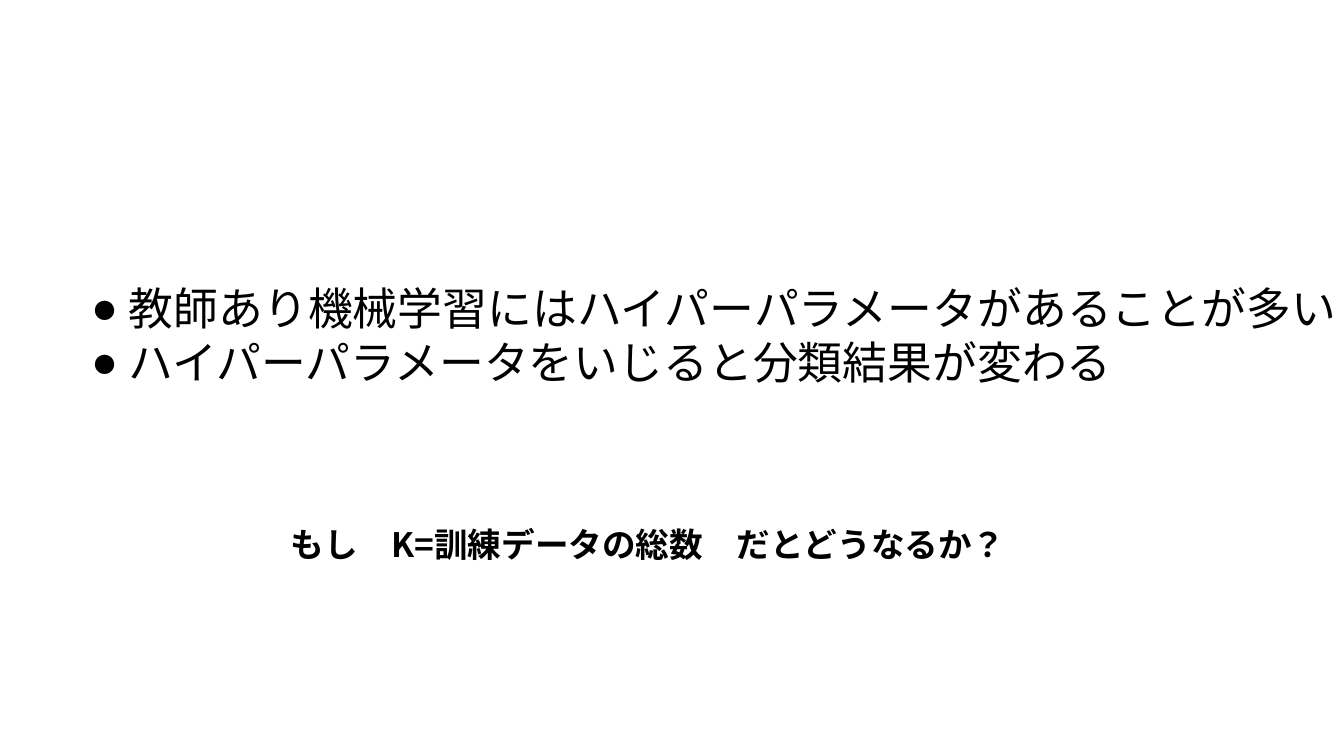
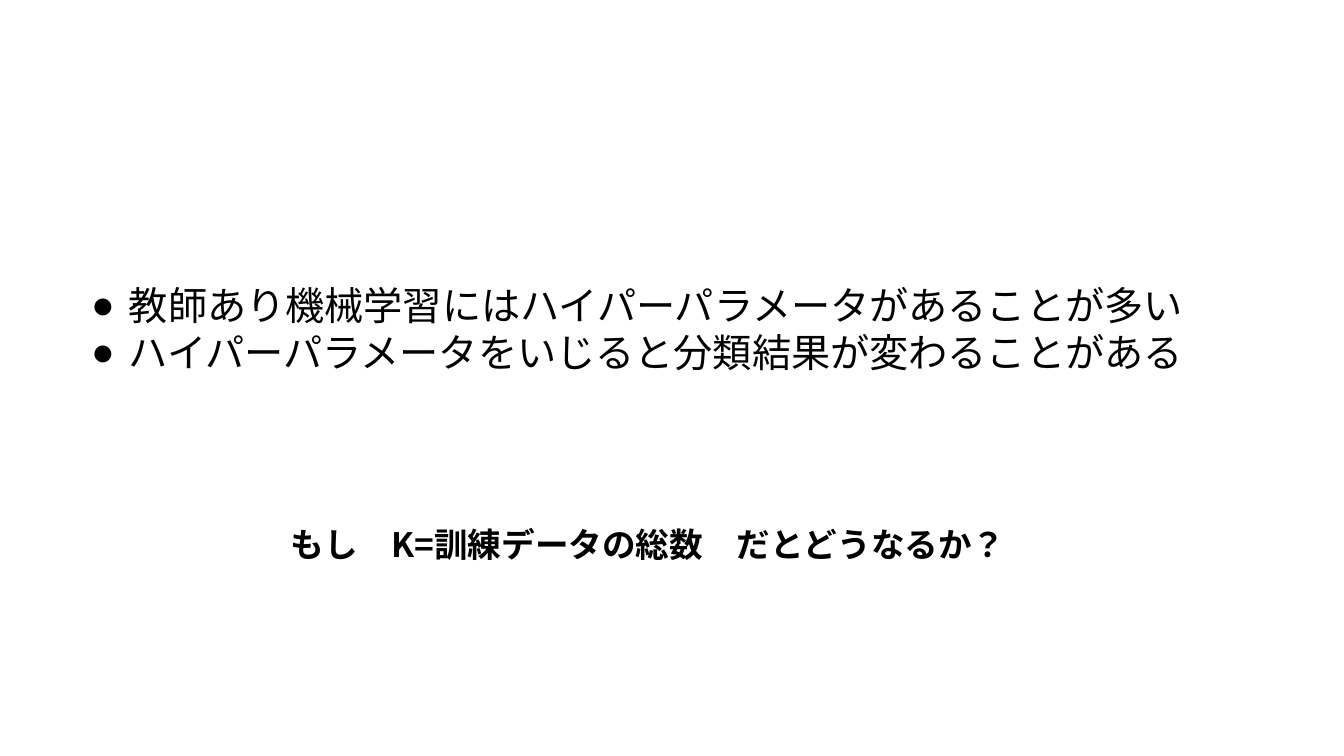
Before and after one commit to ueharaLab/NLP_4-Classifier, a slide deck: slide 11 of NLP_4 Classifier.pptx (slide 18 before the commit). Drawn at 1344x756 pixels with LibreOffice and Linux fonts; fonts in the diff are those of the drawing. Boxes give left, top, right and bottom in pixels: in the first picture for what was removed or moved away, otherwise in the second. Text is boxed around its words. In the diff, an @@ line names an element or a change of style, - is before the commit and + after.

```diff
--- a/NLP_4 Classifier.pptx
+++ b/NLP_4 Classifier.pptx
@@ text at [129,287,1183,324]: size 32 to 28 pt in "教師あり機械学習にはハイパーパラメータがあることが多い" @@
@@ text at [129,334,1183,371]: text changed; size 32 to 28 pt @@
-● ハイパーパラメータをいじると分類結果が変わる
+● ハイパーパラメータをいじると分類結果が変わることがある
```
Also in this commit, not shown: 2 other slides changed, 1 slide added, 1 other file.
